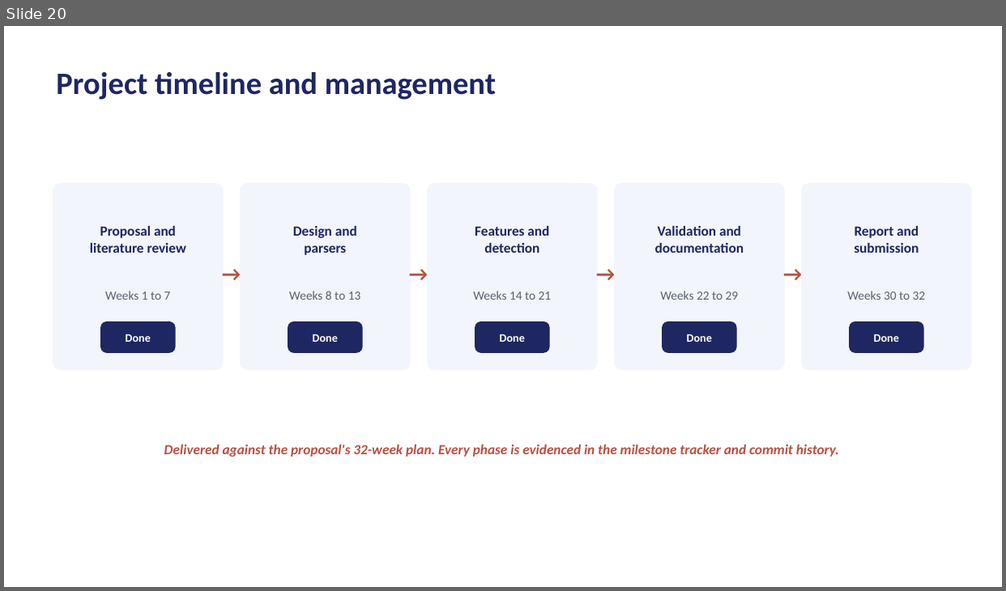
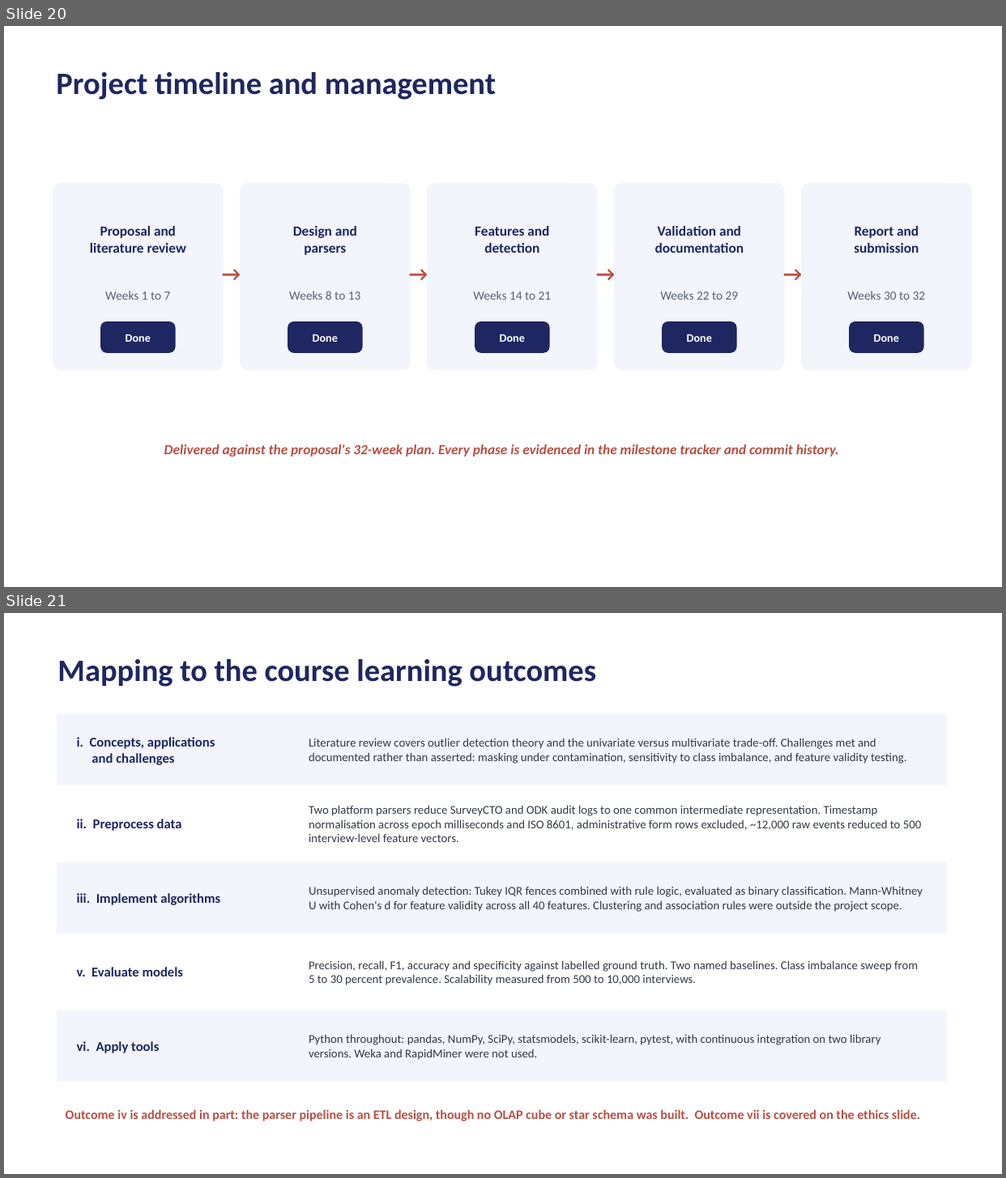
Before and after one commit to Samuelkaoma-eng/SKACE-TIME-DATA, a slide deck: docs/deliverables/Kaoma_Paradata_Presentation.pptx. Shown one above the other, each under a label of ours: slide 20 before the commit, slides 20 and 21 after it. The pictures are 1006x591 and 1006x1178 pixels, drawn with LibreOffice and Linux fonts; fonts in the diff are those of the drawing. Boxes give left, top, right and bottom in pixels: in the first picture for what was removed or moved away, otherwise in the second. Text is boxed around its words. In the diff, an @@ line names an element or a change of style, - is before the commit and + after.

Commit message:
add learning outcomes slide and Word files

```diff
--- a/docs/deliverables/Kaoma_Paradata_Presentation.pptx
+++ b/docs/deliverables/Kaoma_Paradata_Presentation.pptx
@@ slide 21 added at (4, 613, 1002, 1174), background #FFFFFF @@
@@ text added at (57, 659, 596, 687), 30 pt, text #1E2761, bold @@
+Mapping to the course learning outcomes
@@ rectangle added at (57, 714, 948, 786), fill #F2F5FB @@
@@ text added at (77, 737, 215, 765), 13 pt, text #1E2761, bold @@
+i. Concepts, applications
+and challenges
@@ text added at (309, 738, 906, 764), 11.5 pt, text #333A45 @@
+Literature review covers outlier detection theory and the univariate versus multivariate trade-off. Challenges met and documented rather than asserted: masking under contamination, sensitivity to class imbalance, and feature validity testing.
@@ text added at (309, 805, 921, 842), 11.5 pt, text #333A45 @@
+Two platform parsers reduce SurveyCTO and ODK audit logs to one common intermediate representation. Timestamp normalisation across epoch milliseconds and ISO 8601, administrative form rows excluded, ~12,000 raw events reduced to 500 interview-level feature vectors.
@@ text added at (77, 819, 182, 831), 13 pt, text #1E2761, bold @@
+ii. Preprocess data
@@ rectangle added at (57, 862, 948, 934), fill #F2F5FB @@
@@ text added at (77, 893, 220, 905), 13 pt, text #1E2761, bold @@
+iii. Implement algorithms
@@ text added at (309, 886, 923, 912), 11.5 pt, text #333A45 @@
+Unsupervised anomaly detection: Tukey IQR fences combined with rule logic, evaluated as binary classification. Mann-Whitney U with Cohen's d for feature validity across all 40 features. Clustering and association rules were outside the project scope.
@@ text added at (77, 967, 184, 977), 13 pt, text #1E2761, bold @@
+v. Evaluate models
@@ text added at (309, 960, 918, 986), 11.5 pt, text #333A45 @@
+Precision, recall, F1, accuracy and specificity against labelled ground truth. Two named baselines. Class imbalance sweep from 5 to 30 percent prevalence. Scalability measured from 500 to 10,000 interviews.
@@ rectangle added at (57, 1011, 948, 1082), fill #F2F5FB @@
@@ text added at (77, 1041, 159, 1054), 13 pt, text #1E2761, bold @@
+vi. Apply tools
@@ text added at (309, 1034, 880, 1060), 11.5 pt, text #333A45 @@
+Python throughout: pandas, NumPy, SciPy, statsmodels, scikit-learn, pytest, with continuous integration on two library versions. Weka and RapidMiner were not used.
@@ text added at (66, 1110, 920, 1122), 12.5 pt, text #B85042, bold @@
+Outcome iv is addressed in part: the parser pipeline is an ETL design, though no OLAP cube or star schema was built. Outcome vii is covered on the ethics slide.
```
Also in this commit, not shown: 1 slide changed, 3 other files.
